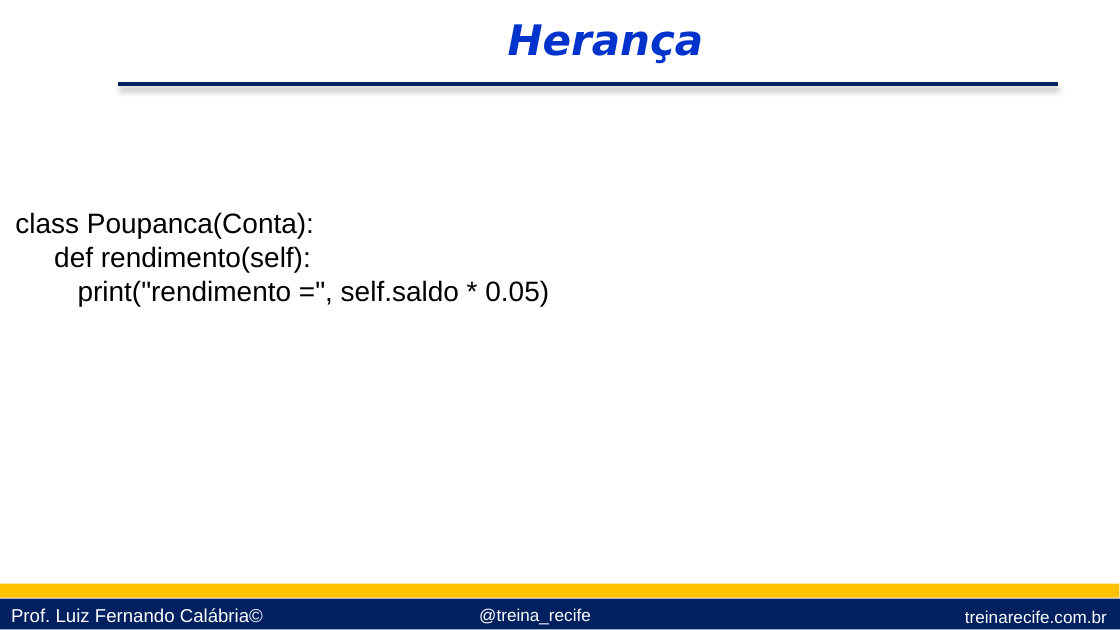
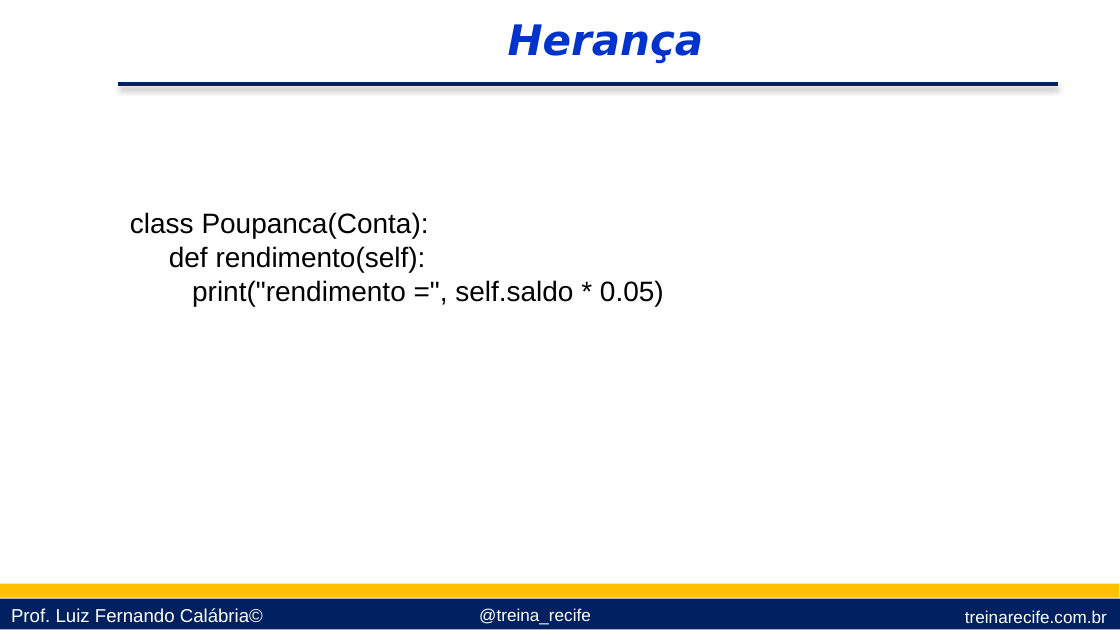
Before and after one commit to lfcalabria/pythonbasico, a slide deck: slide 9 of Apresentações/10 - Orientação a Objetos.pptx. Drawn at 1120x630 pixels with LibreOffice and Linux fonts; fonts in the diff are those of the drawing; background and template pictures are left out. Boxes give left, top, right and bottom in pixels: in the first picture for what was removed or moved away, otherwise in the second. Text is boxed around its words. In the diff, an @@ line names an element or a change of style, - is before the commit and + after.

```diff
--- a/Apresentações/10 - Orientação a Objetos.pptx
+++ b/Apresentações/10 - Orientação a Objetos.pptx
@@ text "class Poupanca(Conta):": place and size @@
-text "class Poupanca(Conta):" at (15, 212, 549, 306)
+text "class Poupanca(Conta):" at (130, 212, 664, 306)
```
Also in this commit, not shown: 12 other slides changed, 9 slides added.
